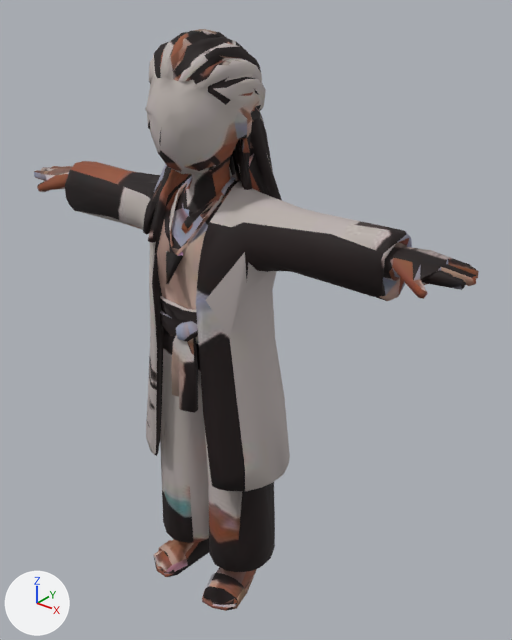
The glTF model dist/models/people/cream-outfit.glb: old version first, new version second.
Camera for both pictures: a camera (50 mm lens) standing at (1.005, -1.11, 1.452) and looking at (0.059, 0.072, 0.719). The lights are fixed; the arrows at lower left show +X, +Y and +Z. The older version comes first. Where no turn or scale is listed for an object, it has been applied to the vertices. Vertices at exactly the same position are counted once.

In view in the first picture: 'char1.001'.
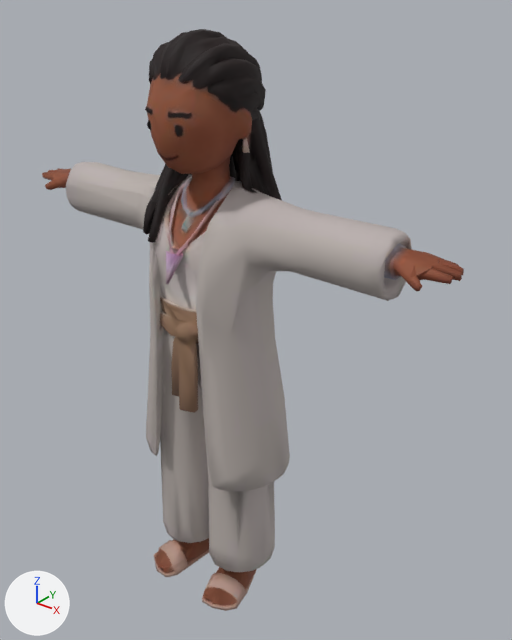
The newer file is also rescaled (x1.014) as a whole; pictures and numbers use the older file's frame.

Where the change shows, as pixel boxes (x1, y1, x2, y2) in the pictures (512 x 640 px; the box of a moved part takes in the faces that stretch with it):
'char1.001', reshaped: before (34, 29, 479, 611); after (42, 29, 464, 611)
part 1 of me_char1_003, moved or reshaped: before (34, 72, 479, 332); after (42, 72, 464, 332)
part 2 of me_char1_003, moved or reshaped: (163, 471, 173, 538) in both
part 3 of me_char1_003, moved or reshaped: (179, 352, 194, 412) in both
part 4 of me_char1_003, surface changed: (70, 29, 409, 611) in both

The change in detail:
me_char1_003 is used by ob_char1_001; location (0.0, 0.0, 0.0).
me_char1_003 had 2201 vertices, 4498 faces and spanned x -0.601..0.601, y -0.158..0.158, z 0.0..1.36.
me_char1_003 now has 2201 vertices, 4498 faces and spans x -0.573..0.573, y -0.158..0.158, z 0.0..1.36.
me_char1_003 part 1: 115 vertices moved from x -0.541..0.495, y -0.074..0.059, z 0.907..1.037 to x -0.51..0.487, y -0.056..0.057, z 0.91..1.035; 209 vertices removed from x -0.601..0.601, y -0.136..0.111, z 0.807..1.308; 204 vertices added at x -0.573..0.573, y -0.139..0.112, z 0.799..1.304.
me_char1_003 part 2: 3 vertices removed from x -0.109..-0.008, y -0.104..0.02, z 0.012..0.094; 6 vertices added at x -0.111..-0.005, y -0.104..0.021, z 0.012..0.155.
me_char1_003 part 3: 1 vertex removed from x 0.012, y -0.149, z 0.564; 2 vertices added at x 0.011..0.013, y -0.148..-0.147, z 0.562..0.633.
me_char1_003 part 4: 3831 kept faces spanning x -0.46..0.487, y -0.158..0.158, z 0.0..1.36 get new texture (UV) coordinates.
Other edits to the shape of me_char1_003 do not show in these pictures.
